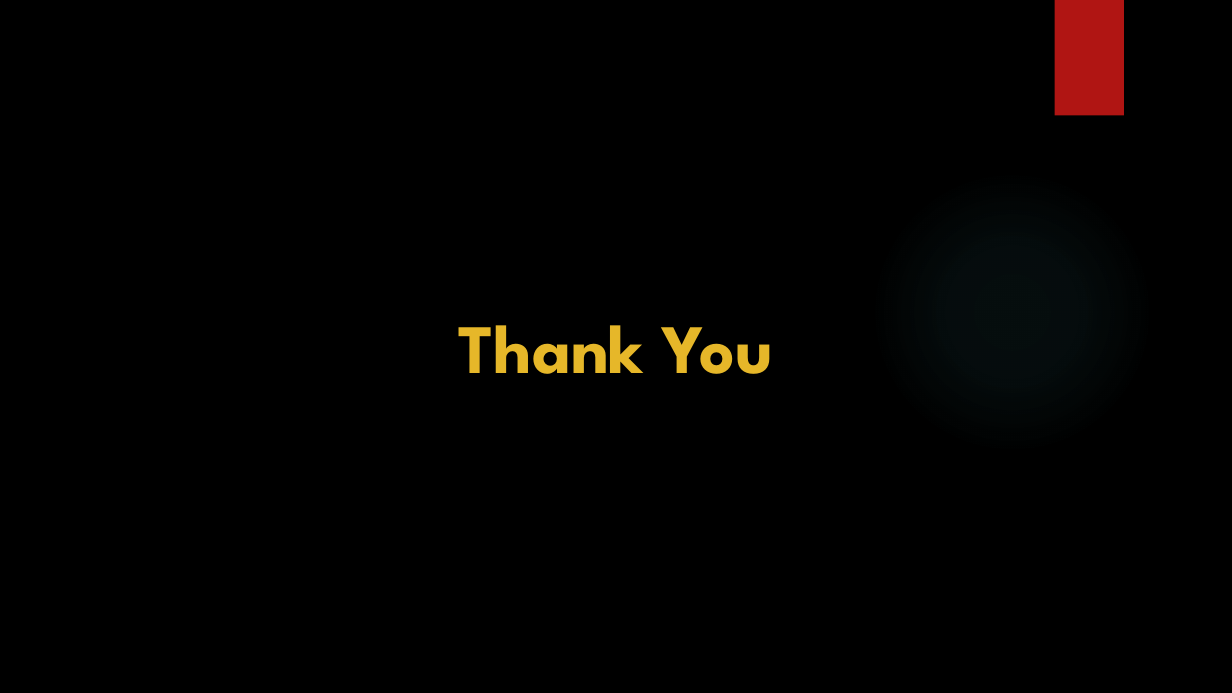
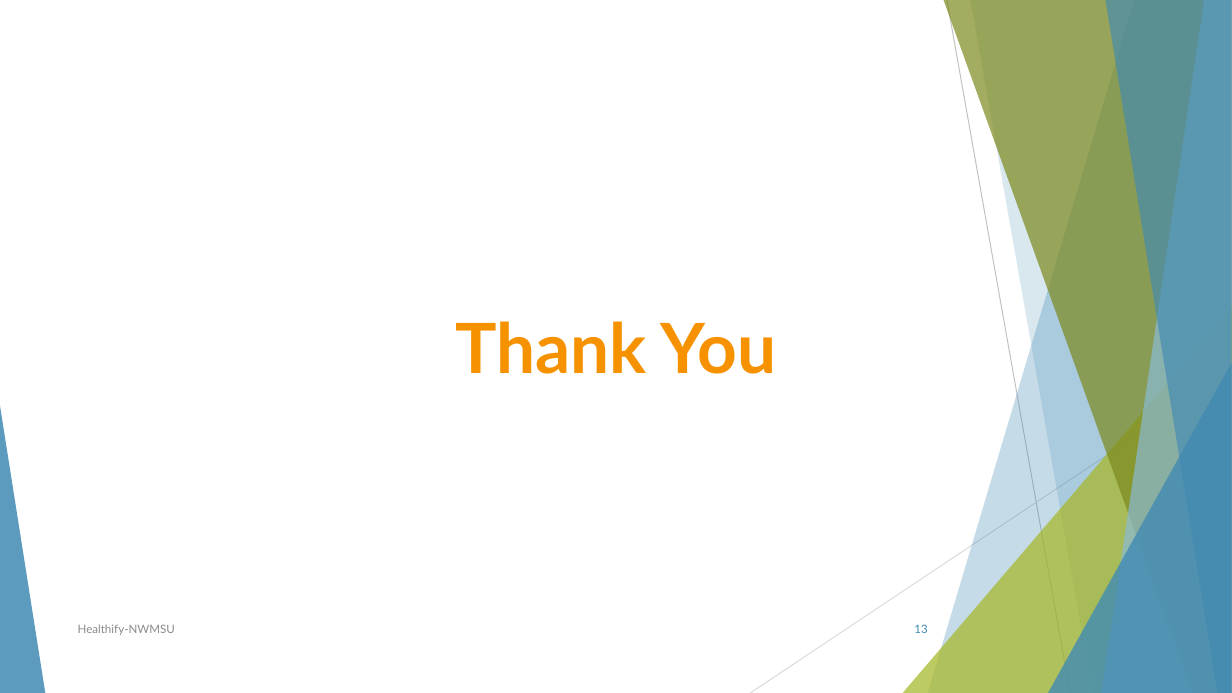
Before and after one commit to sowmyathogiti/Healthify, a slide deck: slide 13 of Healthify-NWMSU.pptx. Drawn at 1232x693 pixels with LibreOffice and Linux fonts; fonts in the diff are those of the drawing; background and template pictures are left out. Boxes give left, top, right and bottom in pixels: in the first picture for what was removed or moved away, otherwise in the second. Text is boxed around its words. In the diff, an @@ line names an element or a change of style, - is before the commit and + after.

```diff
--- a/Healthify-NWMSU.pptx
+++ b/Healthify-NWMSU.pptx
@@ background picture (left out) to #FFFFFF @@
@@ rectangle removed at box(1055, 0, 1124, 116) @@
@@ ellipse removed at box(870, 169, 1154, 454) @@
@@ text "Thank You" at box(455, 321, 777, 374): font League Spartan to Lato, text colour #E6B729 to #F69200, letter outline #795F0E 1 pt to #7B4900 1 pt @@
@@ group added at box(0, 0, 1232, 693): 5 freeform shapes, 3 triangles, 2 lines @@
@@ text added at box(78, 624, 175, 635), 9 pt, text #8C8C8C @@
+Healthify-NWMSU
@@ page number added at box(914, 624, 927, 633), 9 pt, text #418AB3 @@
+13
```
Also in this commit, not shown: 12 other slides changed.
